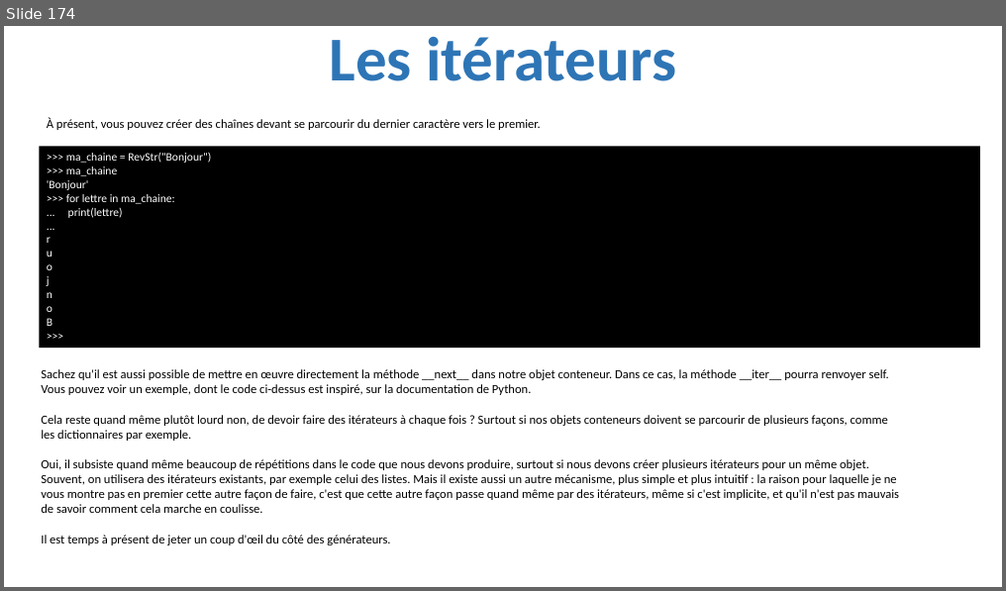
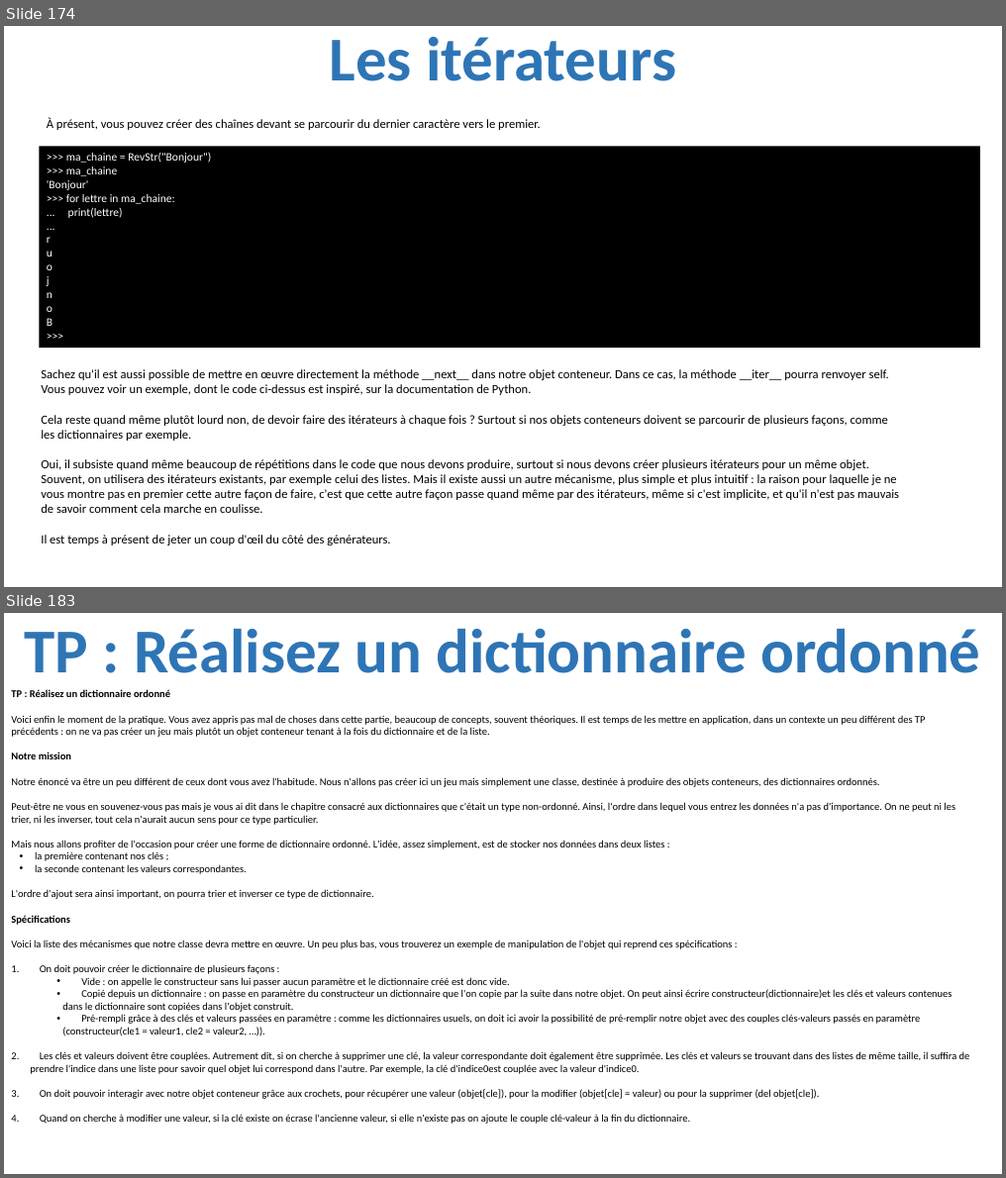
Before and after one commit to julienPalleau/PythonDoc, a slide deck: Python-resume.pptx. Shown one above the other, each under a label of ours: slide 174 before the commit, slides 174 and 183 after it; the slides between them are not shown. The pictures are 1006x591 and 1006x1178 pixels, drawn with LibreOffice and Linux fonts; fonts in the diff are those of the drawing. Boxes give left, top, right and bottom in pixels: in the first picture for what was removed or moved away, otherwise in the second. Text is boxed around its words. In the diff, an @@ line names an element or a change of style, - is before the commit and + after.

Commit message:
Réalisez un dictionnaire ordonné

```diff
--- a/Python-resume.pptx
+++ b/Python-resume.pptx
@@ slide 183 added at bbox=[4, 613, 1002, 1174], background #FFFFFF @@
@@ title added at bbox=[25, 628, 980, 673], 60 pt, text #2E75B6, bold @@
+TP : Réalisez un dictionnaire ordonné
@@ text added at bbox=[11, 689, 970, 1124], 10 pt, text #000000 @@
+TP : Réalisez un dictionnaire ordonné
+Voici enfin le moment de la pratique. Vous avez appris pas mal de choses dans cette partie, beaucoup de concepts, souvent théoriques. Il est temps de les mettre en application, dans un contexte un peu différent des TP précédents : on ne va pas créer un jeu mais plutôt un objet conteneur tenant à la fois du dictionnaire et de la liste.
+Notre mission
+Notre énoncé va être un peu différent de ceux dont vous avez l'habitude. Nous n'allons pas créer ici un jeu mais simplement une classe, destinée à produire des objets conteneurs, des dictionnaires ordonnés.
+Peut-être ne vous en souvenez-vous pas mais je vous ai dit dans le chapitre consacré aux dictionnaires que c'était un type non-ordonné. Ainsi, l'ordre dans lequel vous entrez les données n'a pas d'importance. On ne peut ni les trier, ni les inverser, tout cela n'aurait aucun sens pour ce type particulier.
+Mais nous allons profiter de l'occasion pour créer une forme de dictionnaire ordonné. L'idée, assez simplement, est de stocker nos données dans deux listes :
+• la première contenant nos clés ;
+• la seconde contenant les valeurs correspondantes.
+L'ordre d'ajout sera ainsi important, on pourra trier et inverser ce type de dictionnaire.
+Spécifications
+Voici la liste des mécanismes que notre classe devra mettre en œuvre. Un peu plus bas, vous trouverez un exemple de manipulation de l'objet qui reprend ces spécifications :
+1. On doit pouvoir créer le dictionnaire de plusieurs façons :
+  • Vide : on appelle le constructeur sans lui passer aucun paramètre et le dictionnaire créé est donc vide.
+  • Copié depuis un dictionnaire : on passe en paramètre du constructeur un dictionnaire que l'on copie par la suite dans notre objet. On peut ainsi écrire constructeur(dictionnaire)et les clés et valeurs contenues dans le dictionnaire sont copiées dans l'objet construit.
+  • Pré-rempli grâce à des clés et valeurs passées en paramètre : comme les dictionnaires usuels, on doit ici avoir la possibilité de pré-remplir notre objet avec des couples clés-valeurs passés en paramètre (constructeur(cle1 = valeur1, cle2 = valeur2, …)).
+2. Les clés et valeurs doivent être couplées. Autrement dit, si on cherche à supprimer une clé, la valeur correspondante doit également être supprimée. Les clés et valeurs se trouvant dans des listes de même taille, il suffira de prendre l'indice dans une liste pour savoir quel objet lui correspond dans l'autre. Par exemple, la clé d'indice0est couplée avec la valeur d'indice0.
+3. On doit pouvoir interagir avec notre objet conteneur grâce aux crochets, pour récupérer une valeur (objet[cle]), pour la modifier (objet[cle] = valeur) ou pour la supprimer (del objet[cle]).
+4. Quand on cherche à modifier une valeur, si la clé existe on écrase l'ancienne valeur, si elle n'existe pas on ajoute le couple clé-valeur à la fin du dictionnaire.
```
Also in this commit, not shown: 2 slides changed, 11 other slides added.
